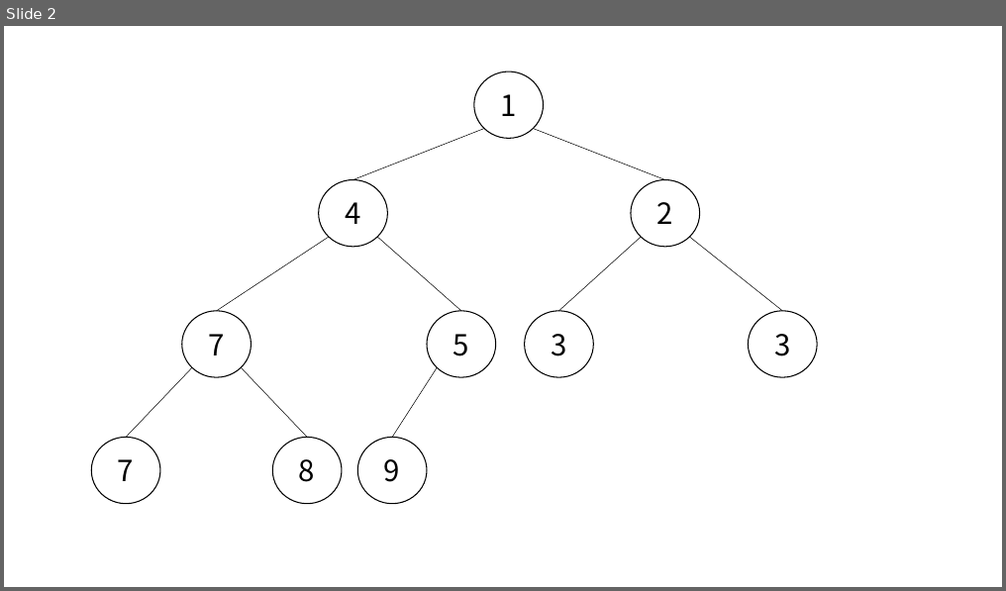
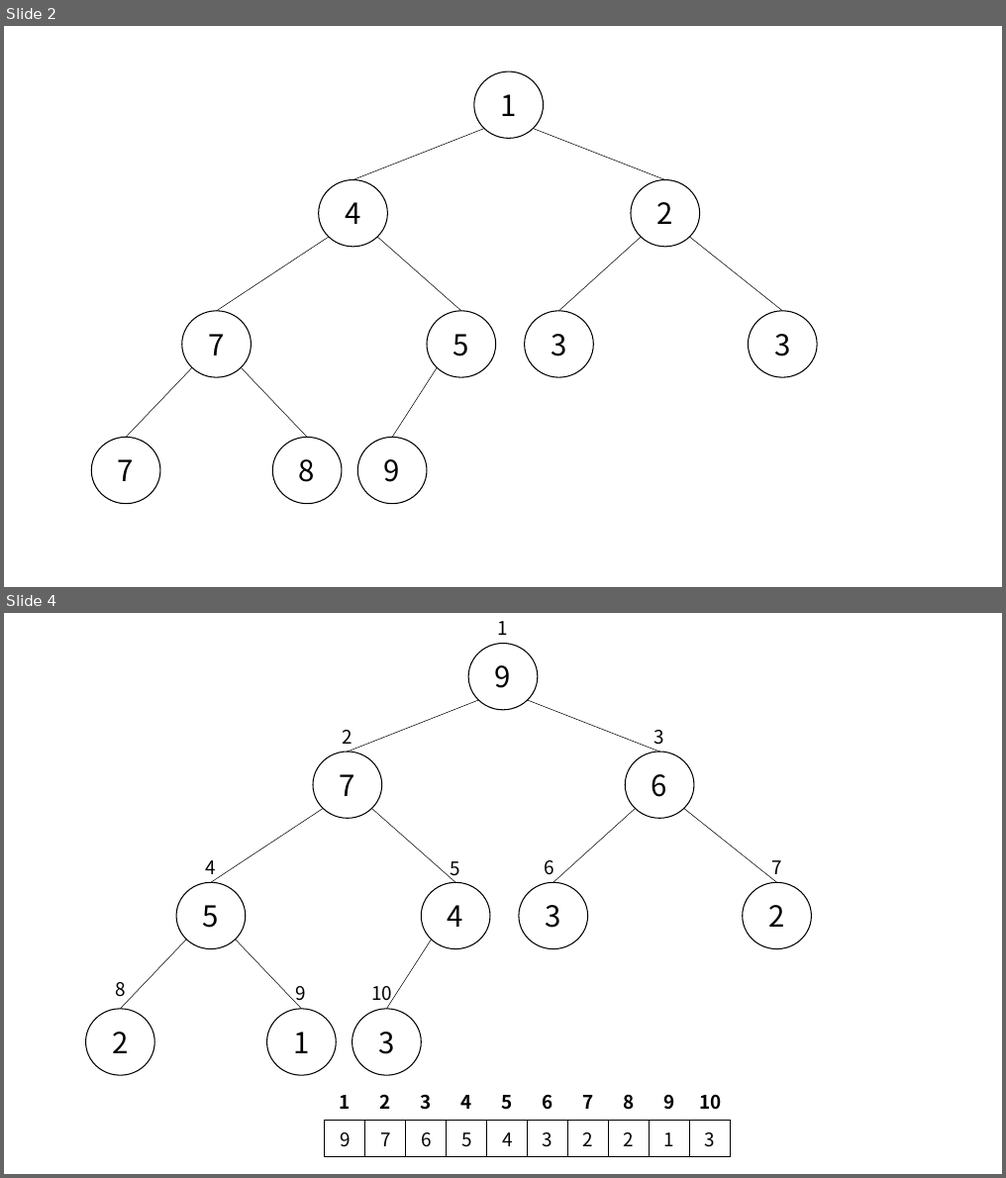
Before and after one commit to glitter1221/algorithm, a slide deck: heap/heap.pptx. Shown one above the other, each under a label of ours: slide 2 before the commit, slides 2 and 4 after it; the slides between them are not shown. The pictures are 1006x591 and 1006x1178 pixels, drawn with LibreOffice and Linux fonts; fonts in the diff are those of the drawing. Boxes give left, top, right and bottom in pixels: in the first picture for what was removed or moved away, otherwise in the second. Text is boxed around its words. In the diff, an @@ line names an element or a change of style, - is before the commit and + after.

```diff
--- a/heap/heap.pptx
+++ b/heap/heap.pptx
@@ slide 4 added at [4, 613, 1002, 1174], background #FFFFFF @@
@@ text added at [497, 621, 507, 635], 18 pt, text #000000 @@
+1
@@ ellipse added at [469, 643, 538, 710], outline #000000 1 pt, 28 pt, text #000000 @@
+9
@@ line added from (478, 700) to (348, 752), #000000 0.5 pt @@
@@ line added from (528, 700) to (659, 752), #000000 0.5 pt @@
@@ text added at [342, 730, 351, 744], 18 pt, text #000000 @@
+2
@@ text added at [654, 730, 664, 745], 18 pt, text #000000 @@
+3
@@ ellipse added at [313, 752, 382, 818], outline #000000 1 pt, 28 pt, text #000000 @@
+7
@@ ellipse added at [626, 752, 694, 818], outline #000000 1 pt, 28 pt, text #000000 @@
+6
@@ line added from (323, 808) to (211, 882), #000000 0.5 pt @@
@@ line added from (371, 808) to (455, 882), #000000 0.5 pt @@
@@ line added from (635, 808) to (553, 882), #000000 0.5 pt @@
@@ line added from (684, 808) to (777, 882), #000000 0.5 pt @@
@@ text added at [205, 861, 215, 874], 18 pt, text #000000 @@
+4
@@ text added at [450, 861, 460, 881], 18 pt, text #000000 @@
+5
@@ text added at [545, 861, 554, 875], 18 pt, text #000000 @@
+6
@@ text added at [771, 861, 781, 880], 18 pt, text #000000 @@
+7
@@ ellipse added at [176, 882, 245, 950], outline #000000 1 pt, 28 pt, text #000000 @@
+5
@@ ellipse added at [421, 882, 490, 950], outline #000000 1 pt, 28 pt, text #000000 @@
+4
@@ ellipse added at [519, 882, 588, 950], outline #000000 1 pt, 28 pt, text #000000 @@
+3
@@ ellipse added at [743, 882, 811, 950], outline #000000 1 pt, 28 pt, text #000000 @@
+2
@@ line added from (187, 940) to (120, 1009), #000000 0.5 pt @@
@@ line added from (236, 940) to (301, 1009), #000000 0.5 pt @@
@@ line added from (432, 940) to (386, 1009), #000000 0.5 pt @@
@@ text added at [115, 982, 125, 997], 18 pt, text #000000 @@
+8
@@ text added at [296, 986, 306, 1006], 18 pt, text #000000 @@
+9
@@ text added at [371, 986, 392, 1006], 18 pt, text #000000 @@
+10
@@ ellipse added at [85, 1009, 154, 1075], outline #000000 1 pt, 28 pt, text #000000 @@
+2
@@ ellipse added at [266, 1009, 336, 1075], outline #000000 1 pt, 28 pt, text #000000 @@
+1
@@ ellipse added at [352, 1009, 421, 1075], outline #000000 1 pt, 28 pt, text #000000 @@
+3
@@ table added at [325, 1083, 729, 1157], 2 rows, 10 columns @@
+1 | 2 | 3 | 4 | 5 | 6 | 7 | 8 | 9 | 10
+9 | 7 | 6 | 5 | 4 | 3 | 2 | 2 | 1 | 3
```
Also in this commit, not shown: 9 other slides added, 11 other files.
